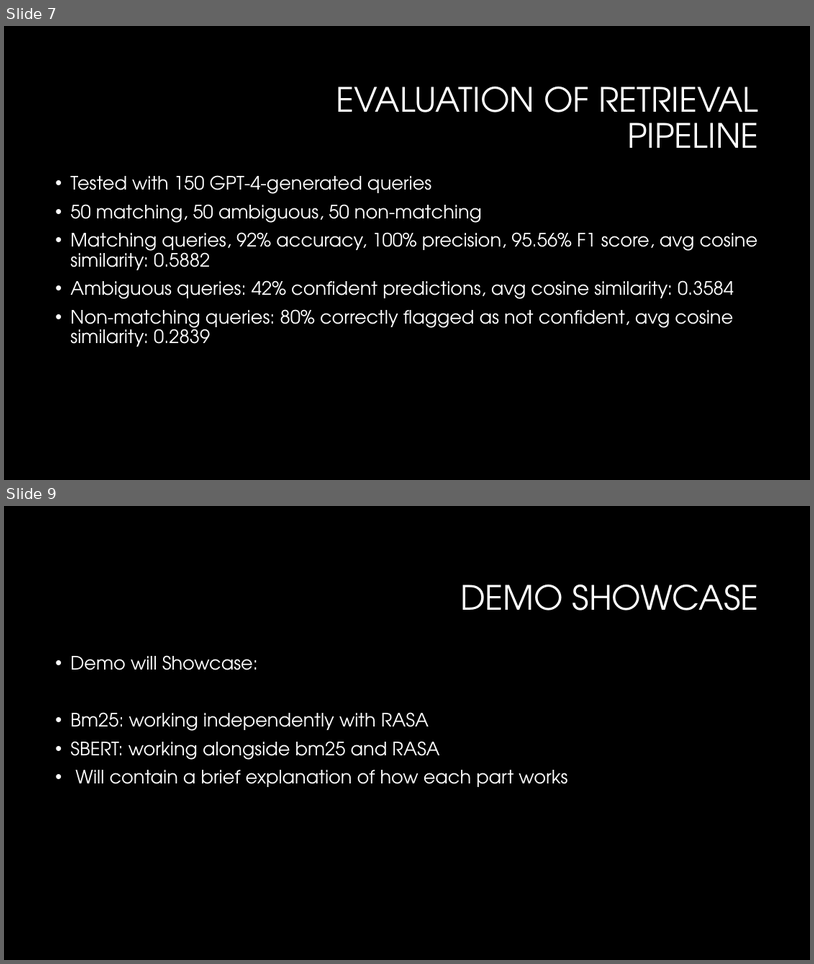
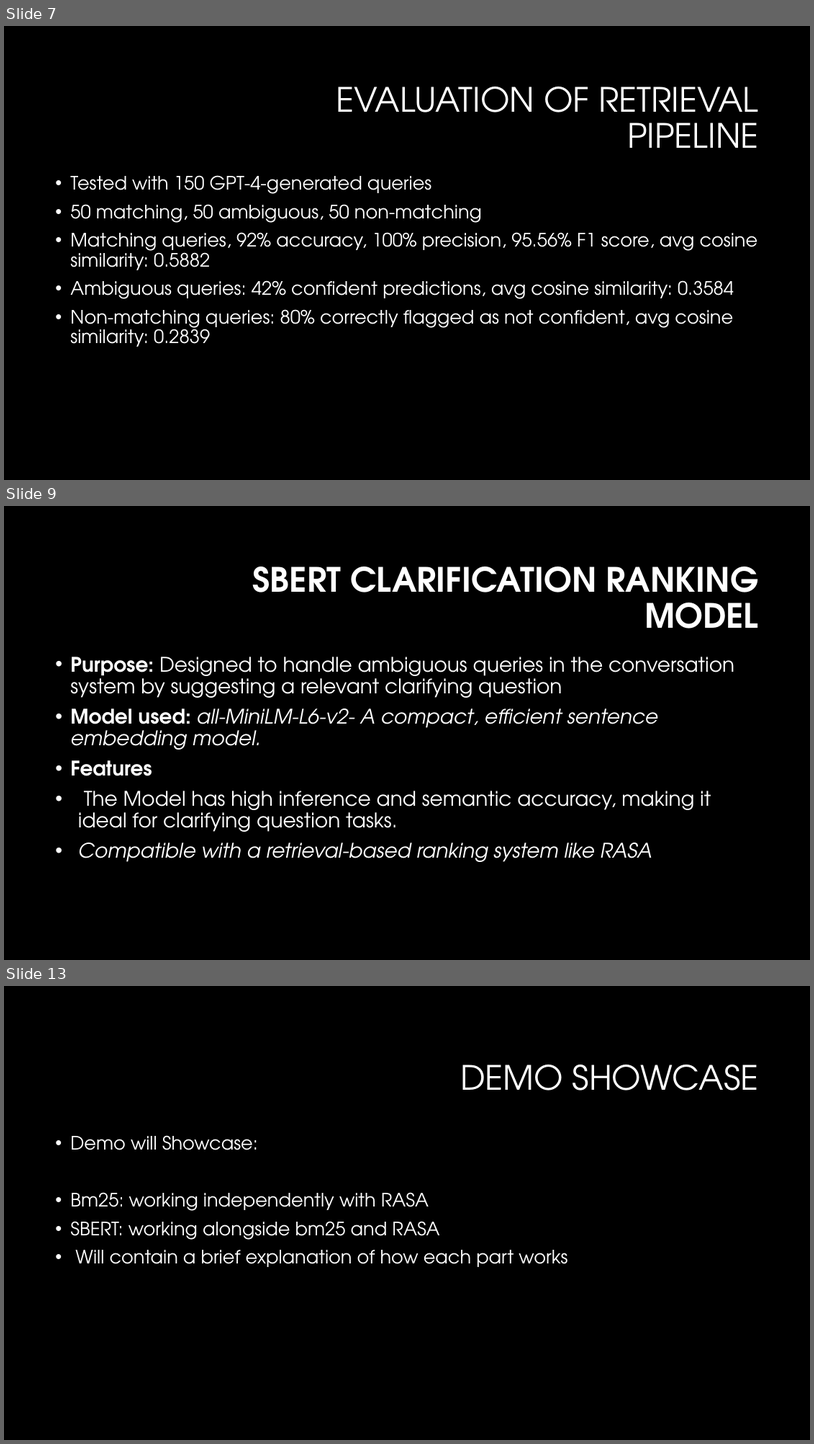
Before and after one commit to Crimson-Scot96/Conversational-AI, a slide deck: set10120_cw2_presentation.pptx. Shown one above the other, each under a label of ours: slides 7 and 9 before the commit, slides 7, 9 and 13 after it; the slides between them are not shown. The pictures are 814x964 and 814x1444 pixels, drawn with LibreOffice and Linux fonts; fonts in the diff are those of the drawing; background and template pictures are left out. Boxes give left, top, right and bottom in pixels: in the first picture for what was removed or moved away, otherwise in the second. Text is boxed around its words. In the diff, an @@ line names an element or a change of style, - is before the commit and + after.

```diff
--- a/set10120_cw2_presentation.pptx
+++ b/set10120_cw2_presentation.pptx
@@ slide 9 added at (4, 506, 810, 960), background #000000 @@
@@ title added at (253, 566, 759, 628), 40 pt, text #FFFFFF, bold @@
+SBERT CLARIFICATION RANKING MODEL
@@ text added at (70, 656, 735, 862), 24 pt, text #FFFFFF @@
+• Purpose: Designed to handle ambiguous queries in the conversation system by suggesting a relevant clarifying question
+• Model used: all-MiniLM-L6-v2- A compact, efficient sentence embedding model.
+• Features
+• The Model has high inference and semantic accuracy, making it ideal for clarifying question tasks.
+• Compatible with a retrieval-based ranking system like RASA
@@ what was slide 9 is now slide 13 @@
```
Also in this commit, not shown: 3 other slides added.
